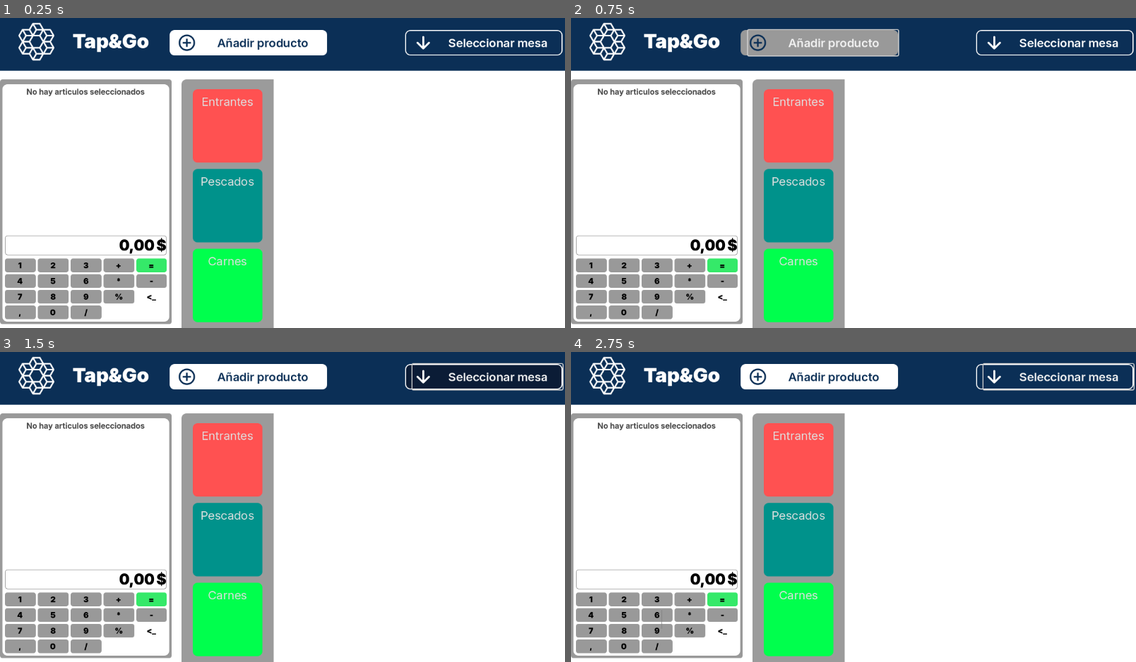
Above: before the commit, frames 1-4 (two rows, left to right).
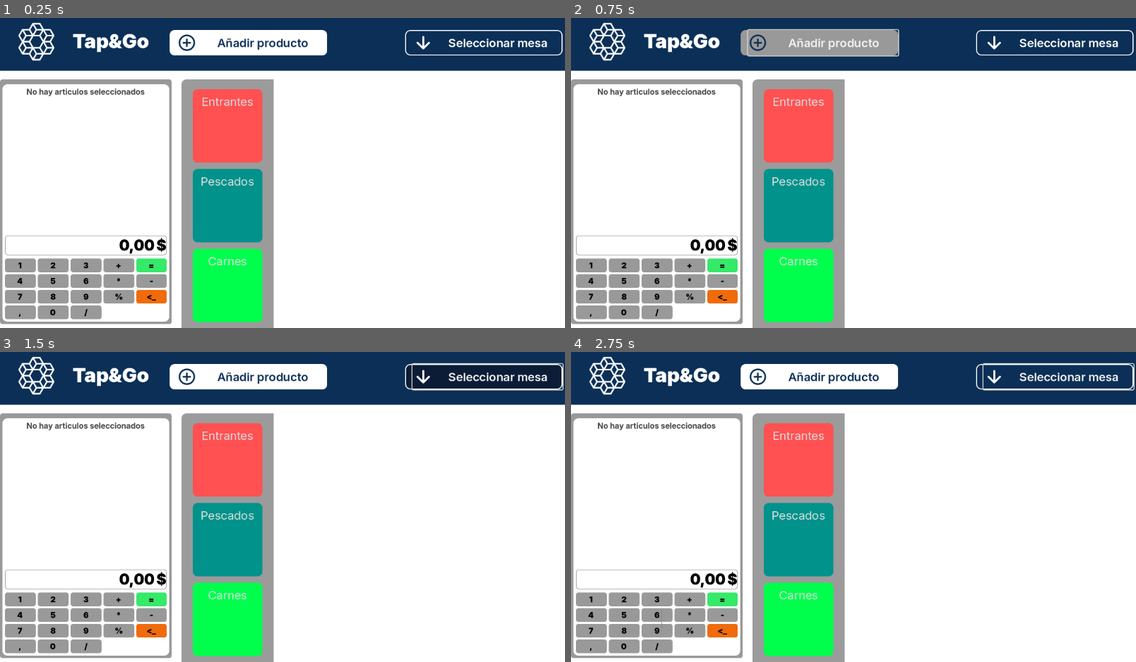
Above: after the commit, the same moments.

Repository: rteijeiro/tpv
Game: Godot game, scene res://scenes/main.tscn
Same seed, same stepped clock (60 frames per second), same inputs: the game is played once before the commit and once after it. The project has no main scene, so this scene is started directly.
Inputs:
- Up to frame 1 (0.25 s): no input
- Up to frame 2 (0.75 s): click "Añadir producto" at 0.5 s
- Up to frame 3 (1.5 s): click "Seleccionar mesa" at 1.25 s
- Up to frame 4 (2.75 s): click "1" at 2 s

The runs differ from the first frame. In frame 1, 0.2% of the frame differs, in the area x 24-30%, y 87-93%; in frame 2, 0.2%; in frame 3, 0.2%; in frame 4, 0.2%.

Commit message:
Botones bien colocados

Diff:
--- a/scenes/calculator.tscn
+++ b/scenes/calculator.tscn
@@ -6,6 +6,7 @@
 [ext_resource type="Theme" uid="uid://cfua7b52vmq81" path="res://resources/labelGrey.tres" id="3_v6kyr"]
 [ext_resource type="Theme" uid="uid://r6wp7kvp0mwx" path="res://resources/labelBlack.tres" id="4_n0t3b"]
 [ext_resource type="Theme" uid="uid://cps3nhy3hktjg" path="res://resources/panelGreen.tres" id="5_oqaqp"]
+[ext_resource type="Theme" uid="uid://dt5i4g751q0rg" path="res://resources/panelOrange.tres" id="6_jcd2c"]
 
 [sub_resource type="StyleBoxFlat" id="StyleBoxFlat_hbh88"]
 bg_color = Color(1, 1, 1, 1)
@@ -261,6 +262,7 @@
 size_flags_horizontal = 3
 size_flags_vertical = 3
 size_flags_stretch_ratio = 2.0
+theme = ExtResource("6_jcd2c")
 
 [node name="<_" type="Button" parent="PanelContainer/MarginContainer/PanelContainer/MarginContainer/VBoxContainer/GridContainer/PanelContainer18"]
 layout_mode = 2
Not shown: 1 places in scenes/calculator.tscn that only renumber resources
